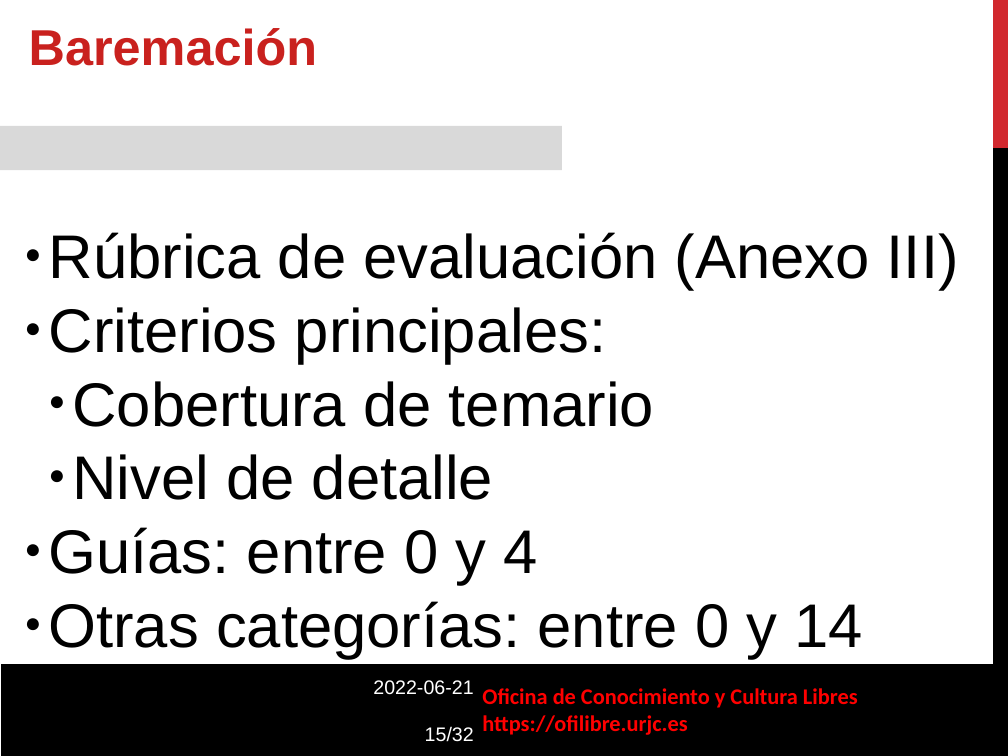
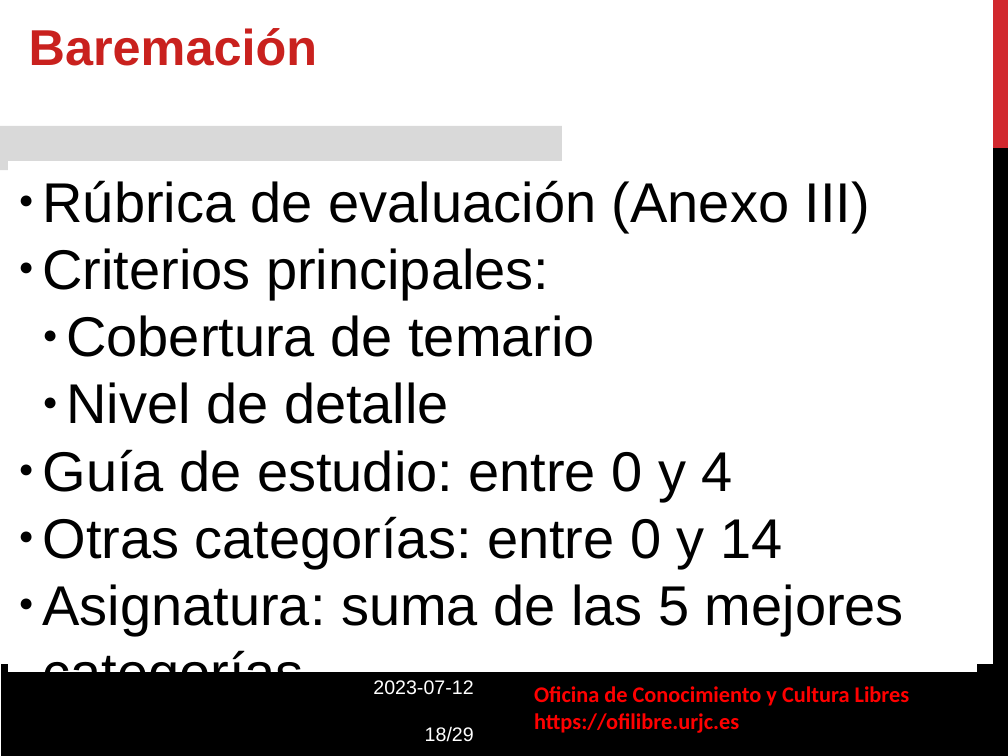
Before and after one commit to gabrielIzquierdo/OfiLibreGabri.github.io, a slide deck: slide 18 of static/transpas/convocatoria-asignaturas-abierto/Convocatoria_Asignaturas_Abierto.odp (slide 15 before the commit). Drawn at 1008x756 pixels with LibreOffice and Linux fonts; fonts in the diff are those of the drawing; background and template pictures are left out. Boxes give left, top, right and bottom in pixels: in the first picture for what was removed or moved away, otherwise in the second. Text is boxed around its words. In the diff, an @@ line names an element or a change of style, - is before the commit and + after.

Commit message:
Nuevas transpas asignaturas en abierto

```diff
--- a/static/transpas/convocatoria-asignaturas-abierto/Convocatoria_Asignaturas_Abierto.odp
+++ b/static/transpas/convocatoria-asignaturas-abierto/Convocatoria_Asignaturas_Abierto.odp
@@ rectangle "Rúbrica de evaluación (Anexo III)": place and size @@
-rectangle "Rúbrica de evaluación (Anexo III)" at box(15, 212, 983, 635)
+rectangle "Rúbrica de evaluación (Anexo III)" at box(9, 161, 977, 671)
@@ text in rectangle at box(43, 180, 870, 568): size 44 to 40 pt in "Rúbrica de evaluación (Anexo III)", "Criterios principales:", "Cobertura de temario", "Nivel de detalle" and 1 more places @@
@@ text in rectangle at box(43, 449, 733, 501): text changed; size 44 to 40 pt @@
-● Guías: entre 0 y 4
+● Guía de estudio: entre 0 y 4
@@ text in rectangle at box(43, 584, 904, 672): paragraph added @@
+● Asignatura: suma de las 5 mejores categorías
@@ text at box(373, 680, 474, 742): text changed @@
-2022-06-21
-15/32
+2023-07-12
+18/29
@@ text "Oficina de Conocimiento y Cultura ...": place and size @@
-text "Oficina de Conocimiento y Cultura ..." at box(482, 688, 858, 735)
+text "Oficina de Conocimiento y Cultura ..." at box(534, 686, 910, 733)
```
Also in this commit, not shown: 20 other slides changed, 5 slides added, 8 slides removed, 3 other files.
